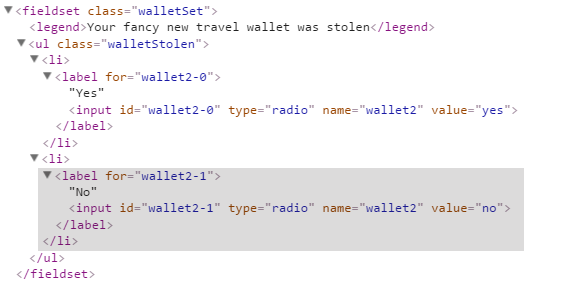
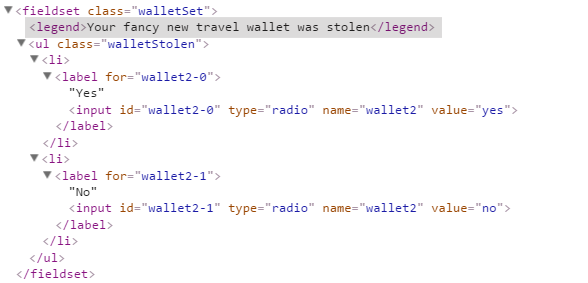
The second 588×283 image is a revision of the first. Changes to its layers:
added layer "Layer 5 copy 2" (15%) above "Layer 5 copy" over [25, 17, 442, 38]
hid "Layer 5 copy" over [38, 168, 524, 251]
